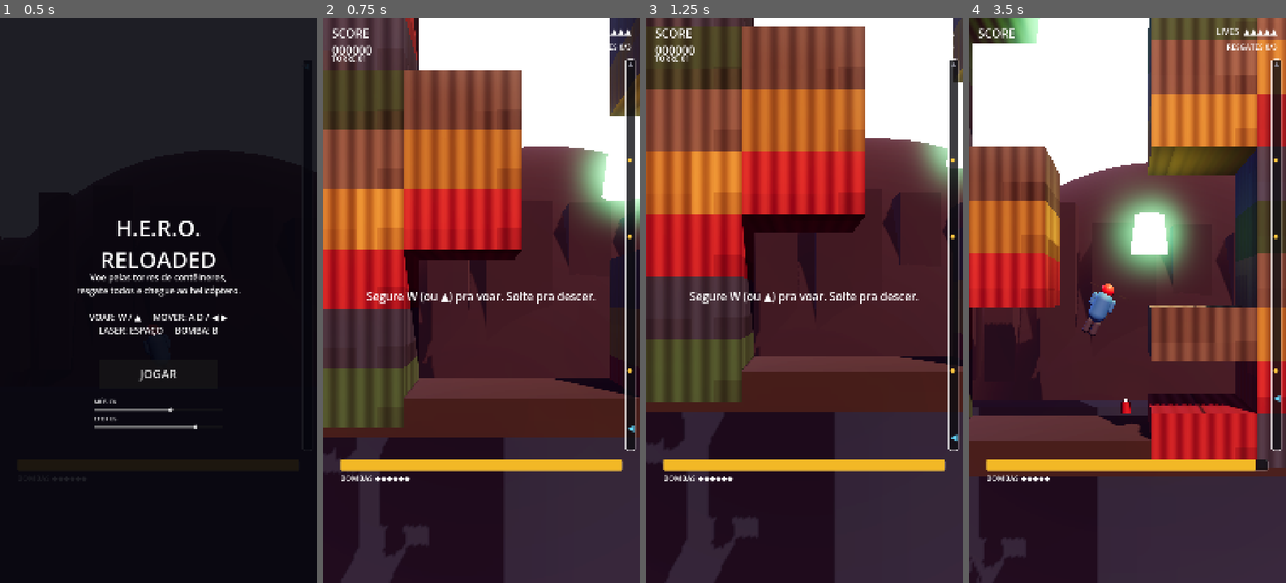
Above: before the commit, frames 1-4 (left to right).
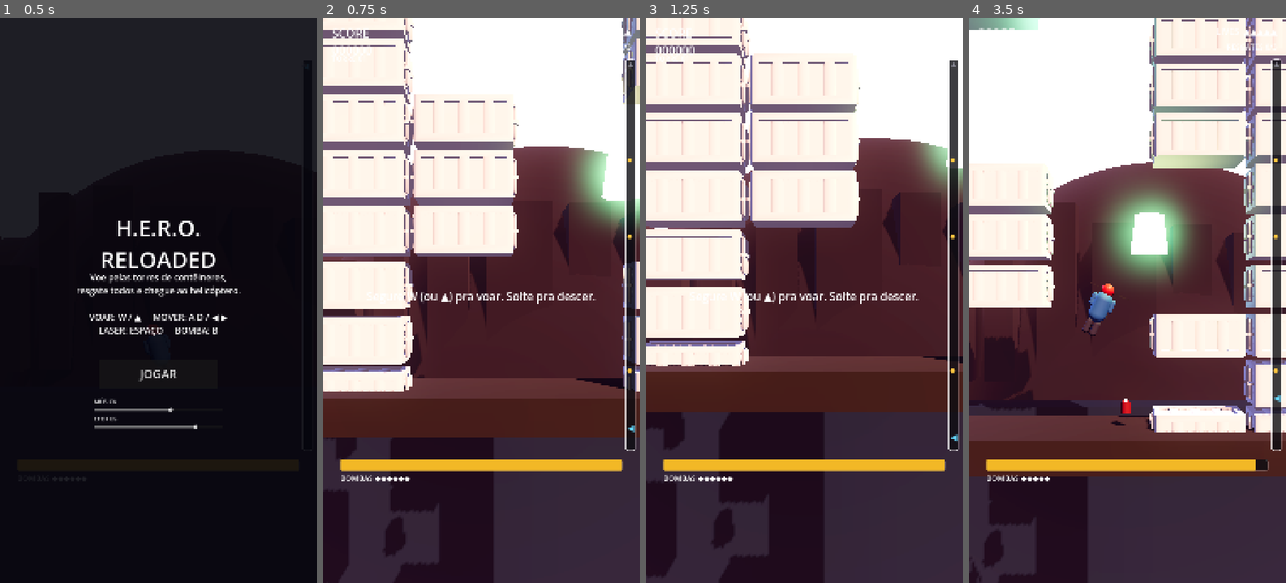
Above: after the commit, the same moments.

Repository: FabriciooPoke/hero-godot
Game: Godot game, scene res://scenes/Main.tscn
The game is run twice, just before and just after one commit, with the same random seed, the same clock (stepped at 60 frames per second) and the same inputs.
Inputs:
- Up to frame 1 (0.5 s): no input
- Up to frame 2 (0.75 s): click "JOGAR" at 0.5 s
- Up to frame 3 (1.25 s): no input
- Up to frame 4 (3.5 s): hold D (mover_direita) 1.28-2.03 s; tap Space (atirar) at 1.35 s; hold A (mover_esquerda) 2.03-2.78 s; tap B (bomba) at 2.1 s; hold D (mover_direita) from 2.78 s (still down); hold W (propulsar) from 2.78 s (still down)

Frame 1 is identical in both runs. In frame 2, 38% of the frame differs, in the area x 0-100%, y 0-100%; in frame 3, 38%; in frame 4, 37%.

Commit message:
Substitui blocos primitivos por modelos 3D reais de contêiner (CC0)
Troca a caixa colorida com shader procedural por modelos de verdade do
pacote "City Kit (Industrial)" da Kenney (CC0, uso livre — licença em
assets/licencas/). Física/colisão continuam sendo a mesma caixa simples
de sempre, só o visual mudou, então nada de gameplay foi afetado.

Achei e corrigi um erro de escala no meio do caminho: a malha do modelo
tem uma escala interna de 0.27 embutida no próprio nó (separada da malha
crua), que não aparece medindo só a AABB da malha — só descobri montando
a cadeia de transform completa. Sem essa correção os contêineres apareciam
minúsculos.

Removido o shader antigo (conteiner.gdshader), órfão depois da troca.
Testado ao vivo: contêineres com tamanho/textura corretos, destruição por
laser e bomba (partículas + flash de dano) continuam funcionando.

Diff:
--- a/resources/shaders/conteiner.gdshader
+++ /dev/null
@@ -1,51 +0,0 @@
-shader_type spatial;
-render_mode diffuse_burley, specular_schlick_ggx, cull_back;
-
-// Dá um visual de contêiner de verdade (chapa corrugada + porta + sujeira)
-// a uma caixa lisa, sem precisar de textura ou modelo externo.
-
-uniform vec4 cor_base : source_color = vec4(0.5, 0.3, 0.2, 1.0);
-uniform float metalico : hint_range(0.0, 1.0) = 0.25;
-uniform float aspereza_base : hint_range(0.0, 1.0) = 0.85;
-
-uniform float freq_corrugado : hint_range(2.0, 60.0) = 20.0;
-uniform float prof_corrugado : hint_range(0.0, 1.0) = 0.35;
-
-// Varia por contêiner mesmo usando o mesmo material (economiza recursos)
-instance uniform float semente : hint_range(0.0, 1000.0) = 0.0;
-instance uniform float variacao_cor : hint_range(-0.25, 0.25) = 0.0;
-instance uniform float flash : hint_range(0.0, 1.0) = 0.0;
-
-float hash(vec2 p) {
-	return fract(sin(dot(p, vec2(127.1, 311.7))) * 43758.5453123);
-}
-
-void fragment() {
-	vec2 uv = UV;
-
-	// corrugação vertical (ranhuras de cima a baixo, como a chapa real)
-	float ridge = sin(uv.x * freq_corrugado * 6.28318);
-	NORMAL = normalize(NORMAL + TANGENT * ridge * prof_corrugado);
-	float sombra_ridge = mix(0.82, 1.0, 0.5 + 0.5 * ridge);
-
-	// porta central, com uma fresta vertical no meio
-	float porta_x = step(0.26, uv.x) * step(uv.x, 0.74);
-	float porta_y = step(0.32, uv.y);
-	float porta = porta_x * porta_y;
-	float fresta = (1.0 - smoothstep(0.0, 0.01, abs(uv.x - 0.5))) * porta_y;
-
-	// sujeira/ferrugem — varia por contêiner via "semente" de instância
-	float ruido = hash(floor(uv * vec2(5.0, 3.0)) + semente);
-	float sujeira = smoothstep(0.62, 1.0, ruido);
-
-	vec3 cor = cor_base.rgb * (1.0 + variacao_cor);
-	cor *= sombra_ridge;
-	cor = mix(cor, cor * 0.6, porta * 0.35);
-	cor = mix(cor, vec3(0.04), fresta * 0.7);
-	cor = mix(cor, cor * vec3(0.5, 0.42, 0.36), sujeira * 0.35);
-	cor = mix(cor, vec3(1.0, 0.8, 0.4), flash);
-
-	ALBEDO = cor;
-	METALLIC = metalico;
-	ROUGHNESS = clamp(aspereza_base - sujeira * 0.15, 0.05, 1.0);
-}
--- a/scripts/Conteiner.gd
+++ b/scripts/Conteiner.gd
@@ -1,5 +1,7 @@
 extends StaticBody3D
 ## Contêiner destrutível. O laser danifica; a bomba destrói na hora.
+## O visual é um modelo importado (CC0) — a colisão continua sendo uma
+## caixa simples independente, então a física do jogo não muda.
 
 @export var resistencia: int = 2
 
@@ -15,11 +17,26 @@
 	queue_free()
 
 func _piscar() -> void:
-	var malha := get_child(0) as MeshInstance3D
+	var malha := _encontrar_mesh(get_child(0))
 	if malha == null:
 		return
-	# "flash" é um parâmetro por instância do shader — cada contêiner tem o seu,
-	# mesmo compartilhando o mesmo ShaderMaterial com os outros.
-	malha.set_instance_shader_parameter("flash", 1.0)
+	var original := malha.material_override
+	var flash := StandardMaterial3D.new()
+	flash.albedo_color = Color(1, 0.8, 0.4)
+	flash.emission_enabled = true
+	flash.emission = Color(1, 0.8, 0.4)
+	flash.emission_energy_multiplier = 2.5
+	malha.material_override = flash
 	var t := create_tween()
-	t.tween_method(func(v: float): malha.set_instance_shader_parameter("flash", v), 1.0, 0.0, 0.25)
+	t.tween_interval(0.08)
+	t.tween_callback(func(): malha.material_override = original)
+
+
+func _encontrar_mesh(no: Node) -> MeshInstance3D:
+	if no is MeshInstance3D:
+		return no
+	for filho in no.get_children():
+		var achado := _encontrar_mesh(filho)
+		if achado:
+			return achado
+	return null
--- a/scripts/GeradorNivel.gd
+++ b/scripts/GeradorNivel.gd
@@ -16,11 +16,19 @@
 const ALTURA_CONTEINER := 3.0
 const COLUNAS := 7
 
-const SHADER_CONTEINER := preload("res://resources/shaders/conteiner.gdshader")
-
-var _malha_conteiner: BoxMesh
+## Modelos reais (CC0, Kenney "City Kit Industrial") substituem os blocos
+## coloridos primitivos. O comprimento natural do modelo (~3.047) escalado
+## pra caber na largura do vão do jogo (6.0) — ver assets/licencas/.
+const CENAS_CONTEINER: Array[PackedScene] = [
+	preload("res://assets/modelos/shipping-container-a.glb"),
+	preload("res://assets/modelos/shipping-container-b.glb"),
+	preload("res://assets/modelos/shipping-container-c.glb"),
+]
+## 3.046667 = comprimento cru da malha; 0.27 = escala interna já embutida
+## no nó do modelo (achada inspecionando a cadeia de transform completa).
+const ESCALA_CONTEINER := LARGURA_CONTEINER / (3.046667 * 0.27)
+
 var _forma_conteiner: BoxShape3D
-var _materiais_conteiner: Array[ShaderMaterial] = []
 
 var nivel_atual: int = 1
 var altura_total: float = 0.0
@@ -28,14 +36,6 @@
 var pos_helicoptero: Vector3 = Vector3.ZERO
 var total_resgates: int = 0
 var helicoptero_atual: Node3D = null
-
-const CORES := [
-	Color(0.55, 0.18, 0.15),
-	Color(0.18, 0.34, 0.22),
-	Color(0.62, 0.48, 0.16),
-	Color(0.20, 0.28, 0.38),
-	Color(0.38, 0.34, 0.30),
-]
 
 
 ## Perfil de dificuldade de cada fase.
@@ -166,24 +166,14 @@
 	return (col - COLUNAS / 2.0) * LARGURA_CONTEINER
 
 
-## Mesh, forma de colisão e paleta de materiais são criados uma vez e
-## reaproveitados por todos os contêineres — evita recriar recursos
-## idênticos centenas de vezes a cada nível gerado.
+## Forma de colisão é criada uma vez e reaproveitada por todos os
+## contêineres — evita recriar recursos idênticos centenas de vezes por nível.
+## A física continua sendo essa caixa simples independente do visual.
 func _preparar_recursos_conteiner() -> void:
-	if _malha_conteiner:
+	if _forma_conteiner:
 		return
-
-	_malha_conteiner = BoxMesh.new()
-	_malha_conteiner.size = Vector3(LARGURA_CONTEINER, ALTURA_CONTEINER, LARGURA_CONTEINER)
-
 	_forma_conteiner = BoxShape3D.new()
-	_forma_conteiner.size = _malha_conteiner.size
-
-	for cor in CORES:
-		var mat := ShaderMaterial.new()
-		mat.shader = SHADER_CONTEINER
-		mat.set_shader_parameter("cor_base", cor)
-		_materiais_conteiner.append(mat)
+	_forma_conteiner.size = Vector3(LARGURA_CONTEINER, ALTURA_CONTEINER, LARGURA_CONTEINER)
 
 
 func _criar_conteiner(col: int, andar: int, resistencia: int) -> void:
@@ -193,11 +183,11 @@
 	corpo.collision_layer = 2
 	corpo.resistencia = resistencia
 
-	var malha := MeshInstance3D.new()
-	malha.mesh = _malha_conteiner
-	malha.material_override = _materiais_conteiner[(col * 3 + andar * 7) % _materiais_conteiner.size()]
-	malha.set_instance_shader_parameter("semente", randf() * 1000.0)
-	malha.set_instance_shader_parameter("variacao_cor", randf_range(-0.12, 0.12))
+	var variante: int = (col * 3 + andar * 7) % CENAS_CONTEINER.size()
+	var malha := CENAS_CONTEINER[variante].instantiate()
+	malha.rotation.y = PI * 0.5  # comprimento natural do modelo (Z) vira a largura visível (X)
+	malha.scale = Vector3.ONE * ESCALA_CONTEINER
+	malha.position.y = -ALTURA_CONTEINER * 0.5  # pivô do modelo fica na base, não no centro
 	corpo.add_child(malha)
 
 	var forma := CollisionShape3D.new()
Not shown, added: assets/licencas/kenney-city-kit-industrial-LICENSE.txt
Binary file added: assets/modelos/shipping-container-a.glb
Not shown, added: assets/modelos/shipping-container-a.glb.import
Binary file added: assets/modelos/shipping-container-b.glb
Not shown, added: assets/modelos/shipping-container-b.glb.import
Binary file added: assets/modelos/shipping-container-c.glb
Not shown, added: assets/modelos/shipping-container-c.glb.import
Not shown, removed: resources/shaders/conteiner.gdshader.uid
